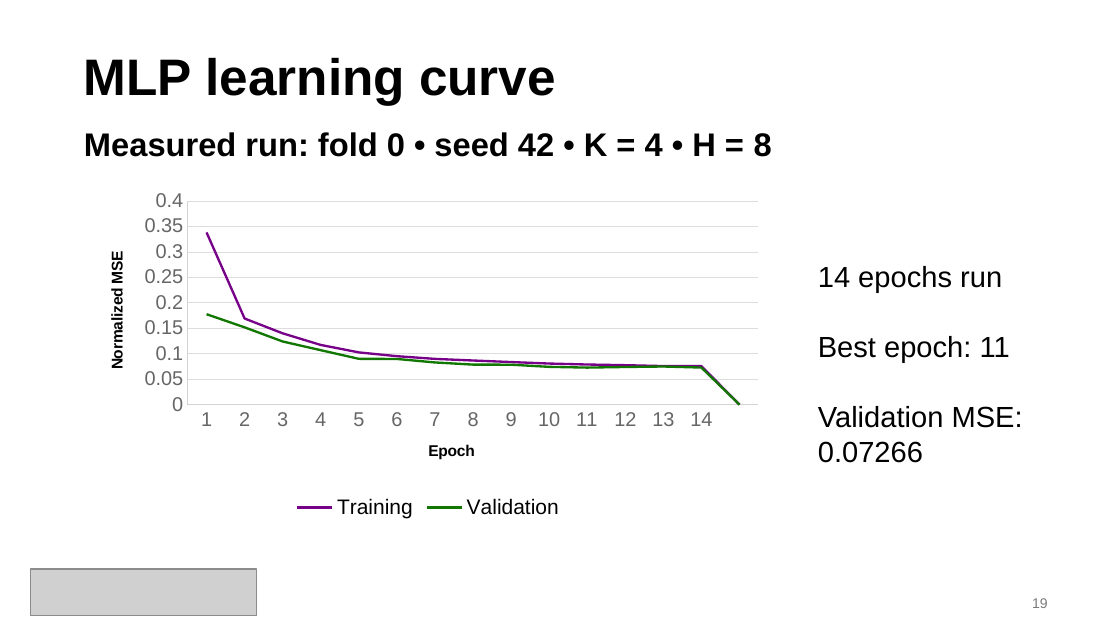
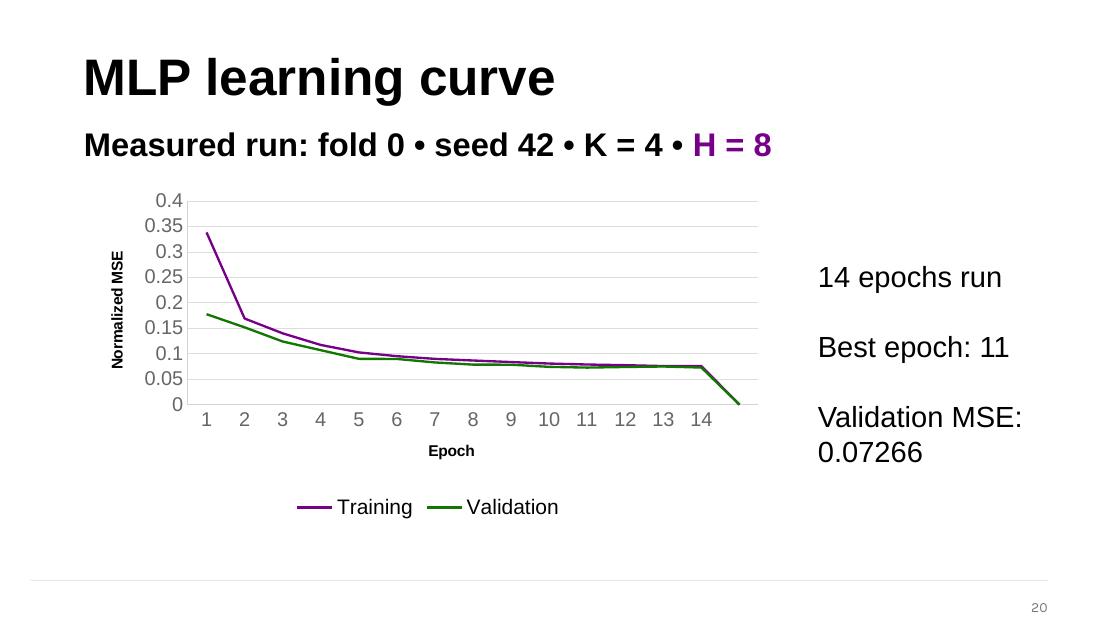
Before and after one commit to navrajkambo/MLP_LSTM_XFMR-Policies-for-Robot-Imitation-Learning-on-PushT, a slide deck: slide 20 of doc/ECE568_MLP_LSTM_XFMR-Policies-for-Robot-Imitation-Learning-on-PushT_ProjectUpdate.pptx (slide 19 before the commit). Drawn at 1120x630 pixels with LibreOffice and Linux fonts; fonts in the diff are those of the drawing; grey boxes stand for pictures; background and template pictures are left out. Boxes give left, top, right and bottom in pixels: in the first picture for what was removed or moved away, otherwise in the second. Text is boxed around its words. In the diff, an @@ line names an element or a change of style, - is before the commit and + after.

```diff
--- a/doc/ECE568_MLP_LSTM_XFMR-Policies-for-Robot-Imitation-Learning-on-PushT_ProjectUpdate.pptx
+++ b/doc/ECE568_MLP_LSTM_XFMR-Policies-for-Robot-Imitation-Learning-on-PushT_ProjectUpdate.pptx
@@ text "Measured run: fold 0 • ..." at <box>84,132,772,157</box>: text colour #000000 to #770088 in "H = 8" @@
@@ picture removed at <box>30,569,256,616</box> @@
@@ rectangle added at <box>30,580,1047,581</box>, fill #D9DDE3 @@
@@ text removed at <box>1032,598,1048,608</box> @@
-19
@@ page number added at <box>1031,603,1047,612</box>, 9 pt, text #7A7A7A @@
+20
```
Also in this commit, not shown: 20 other slides changed, 1 slide added, 1 other file.
